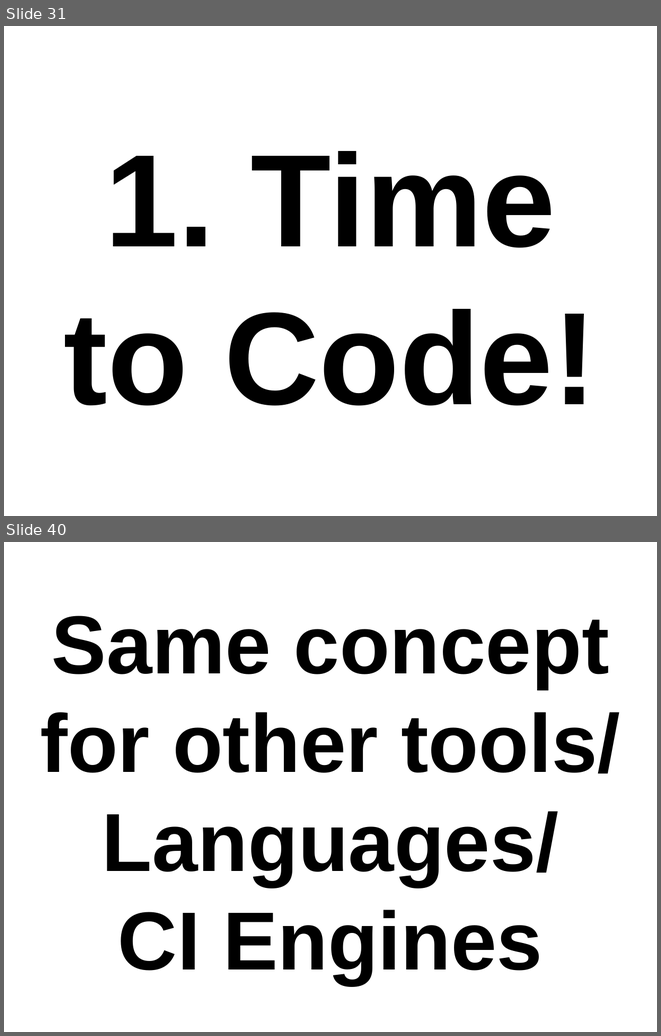
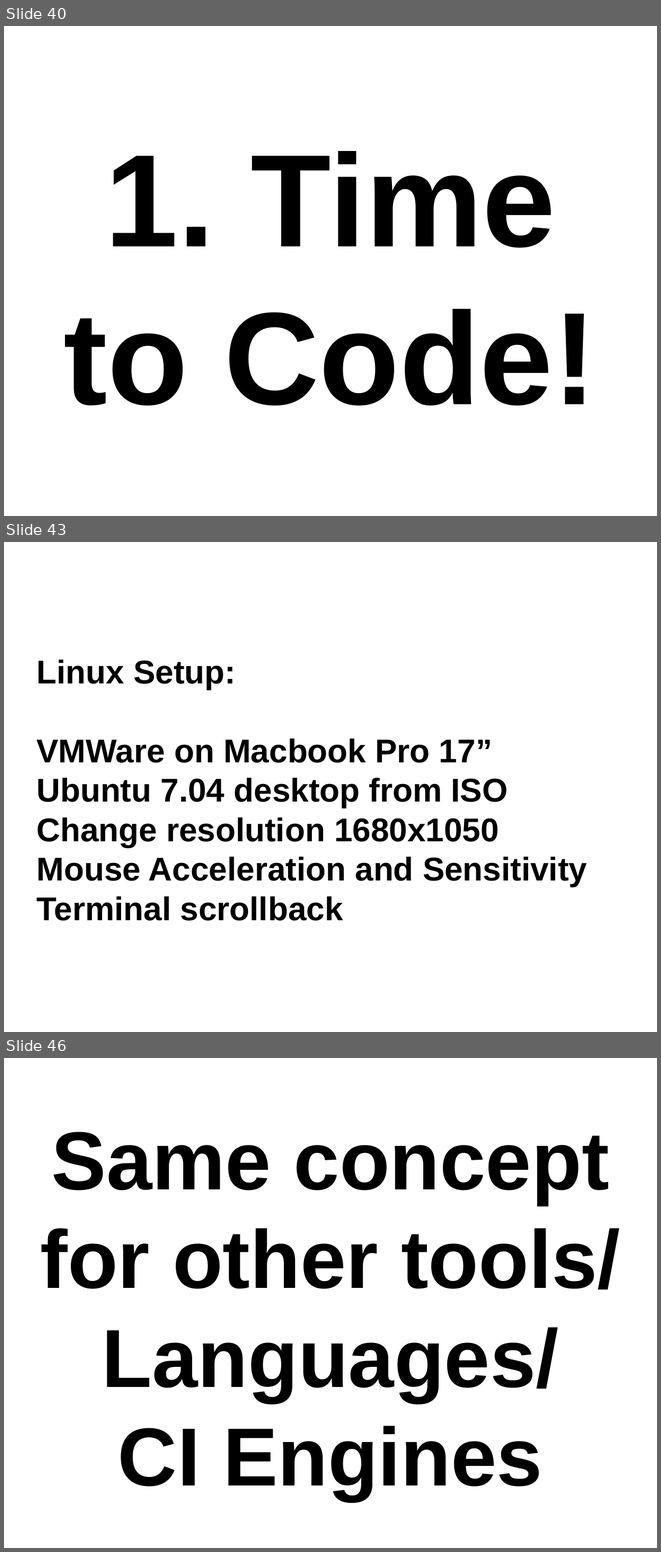
Before and after one commit to thewoolleyman/ci_for_the_rails_guy_or_gal, a slide deck: presentation/ci_for_the_web_2.0_guy_or_gal.odp. Shown one above the other, each under a label of ours: slides 31 and 40 before the commit, slides 40, 43 and 46 after it; the slides between them are not shown. The pictures are 661x1036 and 661x1552 pixels, drawn with LibreOffice and Linux fonts; fonts in the diff are those of the drawing. Boxes give left, top, right and bottom in pixels: in the first picture for what was removed or moved away, otherwise in the second. Text is boxed around its words. In the diff, an @@ line names an element or a change of style, - is before the commit and + after.

```diff
--- a/presentation/ci_for_the_web_2.0_guy_or_gal.odp
+++ b/presentation/ci_for_the_web_2.0_guy_or_gal.odp
@@ slide 43 added at (4, 542, 657, 1032), background #FFFFFF @@
@@ title added at (37, 660, 587, 921), 40 pt, text #000000, bold @@
+Linux Setup:
+VMWare on Macbook Pro 17”
+Ubuntu 7.04 desktop from ISO
+Change resolution 1680x1050
+Mouse Acceleration and Sensitivity
+Terminal scrollback
@@ what was slide 31 is now slide 40 @@
@@ what was slide 40 is now slide 46 @@
```
Also in this commit, not shown: 5 slides changed, 6 other slides added, 1 slide removed, 1 other file.
